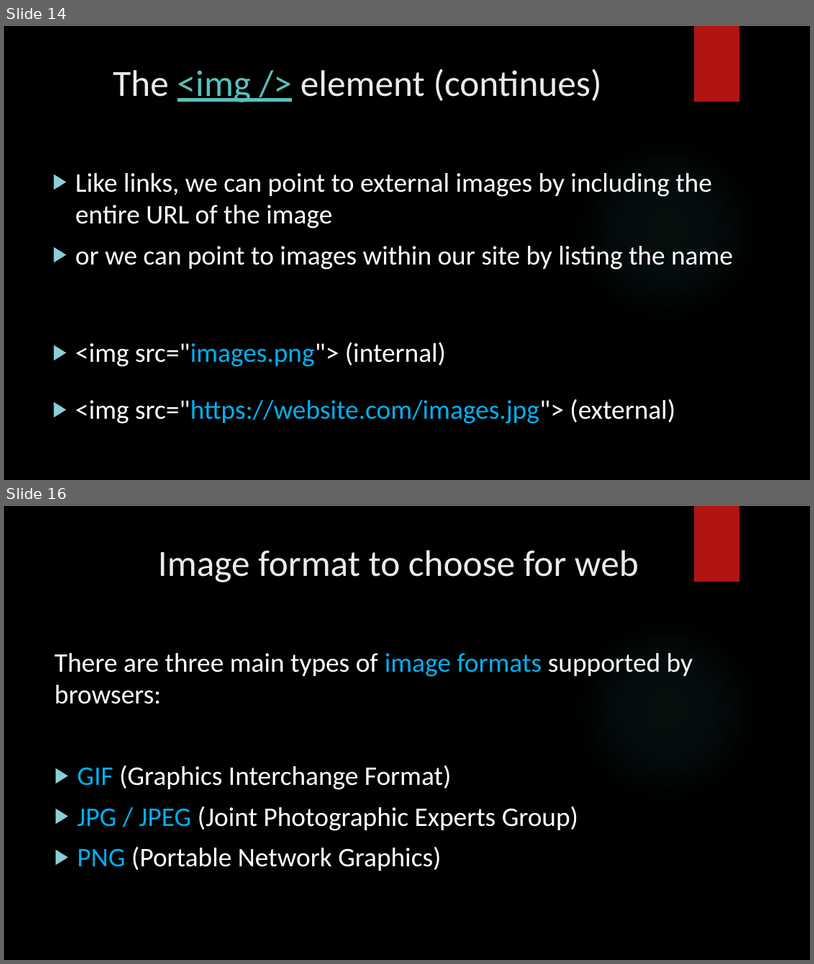
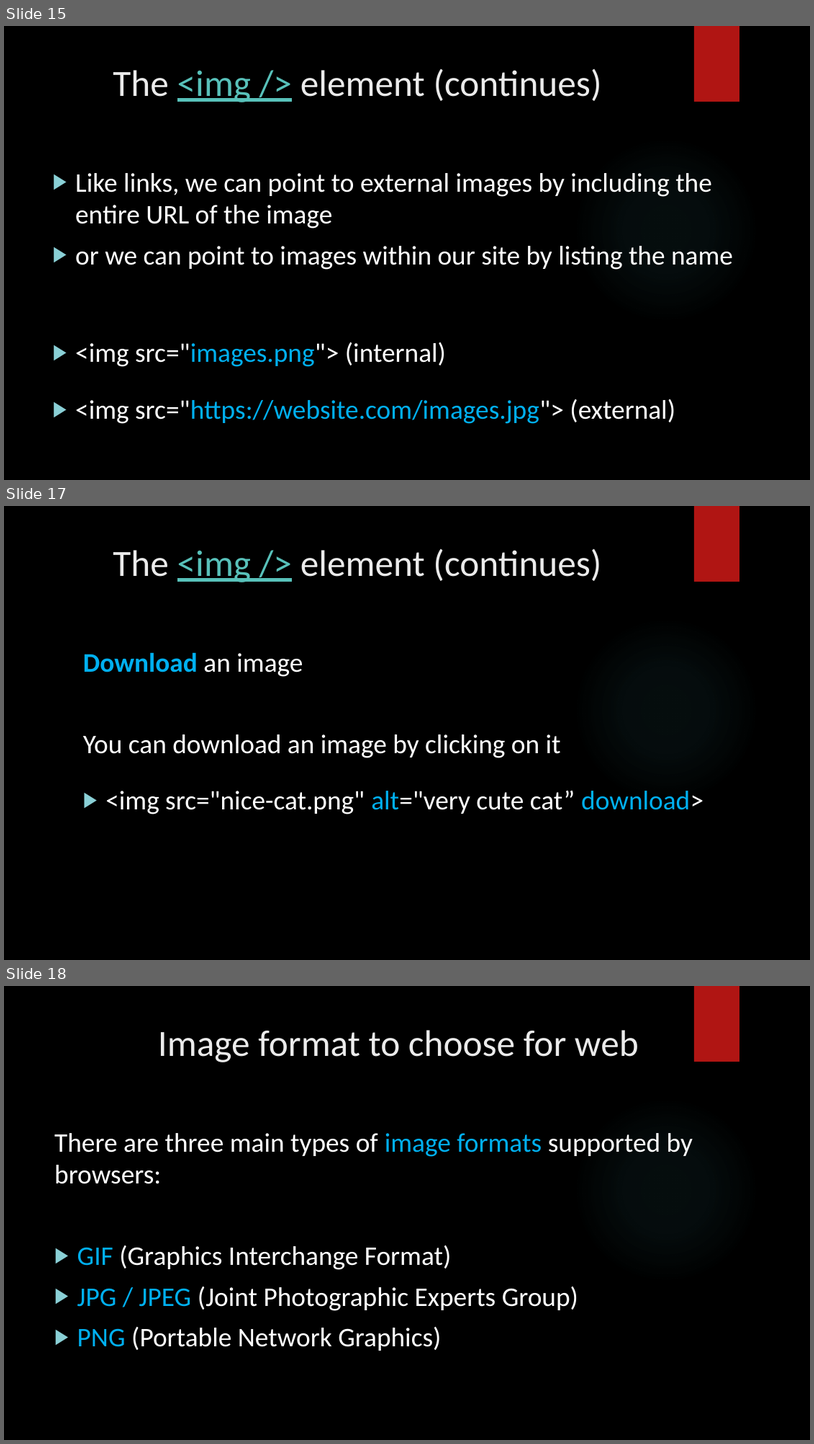
Before and after one commit to BachAmadou/code-lectures, a slide deck: HTML/HTML.pptx. Shown one above the other, each under a label of ours: slides 14 and 16 before the commit, slides 15, 17 and 18 after it; the slides between them are not shown. The pictures are 814x964 and 814x1444 pixels, drawn with LibreOffice and Linux fonts; fonts in the diff are those of the drawing; background and template pictures are left out. Boxes give left, top, right and bottom in pixels: in the first picture for what was removed or moved away, otherwise in the second. Text is boxed around its words. In the diff, an @@ line names an element or a change of style, - is before the commit and + after.

```diff
--- a/HTML/HTML.pptx
+++ b/HTML/HTML.pptx
@@ slide 17 added at (x1=4, y1=506, x2=810, y2=960), background picture (left out); not listed: 2 template elements that a slide beside it also shows @@
@@ title added at (x1=113, y1=548, x2=602, y2=582), 44 pt, text #EBEBEB @@
+The <img /> element (continues)
@@ text added at (x1=83, y1=652, x2=704, y2=814), 32 pt, text #FFFFFF @@
+Download an image
+You can download an image by clicking on it
+▶ <img src="nice-cat.png" alt="very cute cat” download>
@@ what was slide 14 is now slide 15 @@
@@ what was slide 16 is now slide 18 @@
```
Also in this commit, not shown: 8 slides changed, 5 other slides added, 42 other files.
